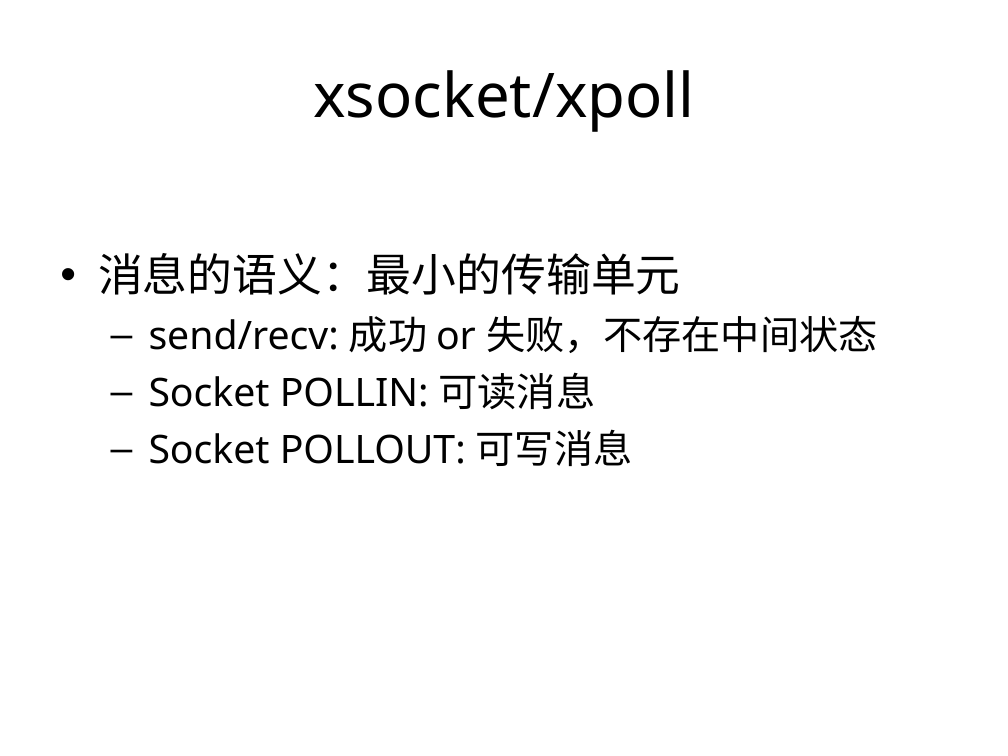
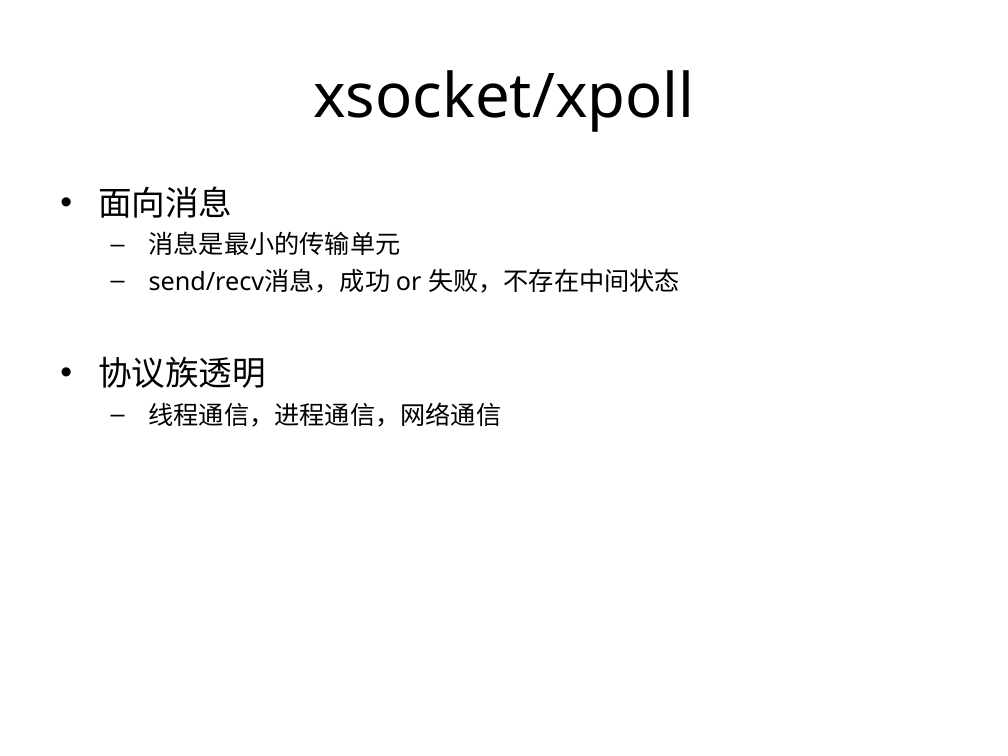
Before and after one commit to proxyio/xio, a slide deck: slide 12 of docs/PROXYIO.ppt (slide 13 before the commit). Drawn at 1008x756 pixels with LibreOffice and Linux fonts; fonts in the diff are those of the drawing. Boxes give left, top, right and bottom in pixels: in the first picture for what was removed or moved away, otherwise in the second. Text is boxed around its words. In the diff, an @@ line names an element or a change of style, - is before the commit and + after.

```diff
--- a/docs/PROXYIO.ppt
+++ b/docs/PROXYIO.ppt
@@ text at [98,186,680,427]: text changed; size 28 to 18 pt @@
-• 消息的语义：最小的传输单元
-  – send/recv: 成功 or 失败，不存在中间状态
-  – Socket POLLIN: 可读消息
-  – Socket POLLOUT: 可写消息
+• 面向消息
+  – 消息是最小的传输单元
+  – send/recv消息，成功 or 失败，不存在中间状态
+• 协议族透明
+  – 线程通信，进程通信，网络通信
```
Also in this commit, not shown: 9 other slides changed, 4 slides added, 2 slides removed.
